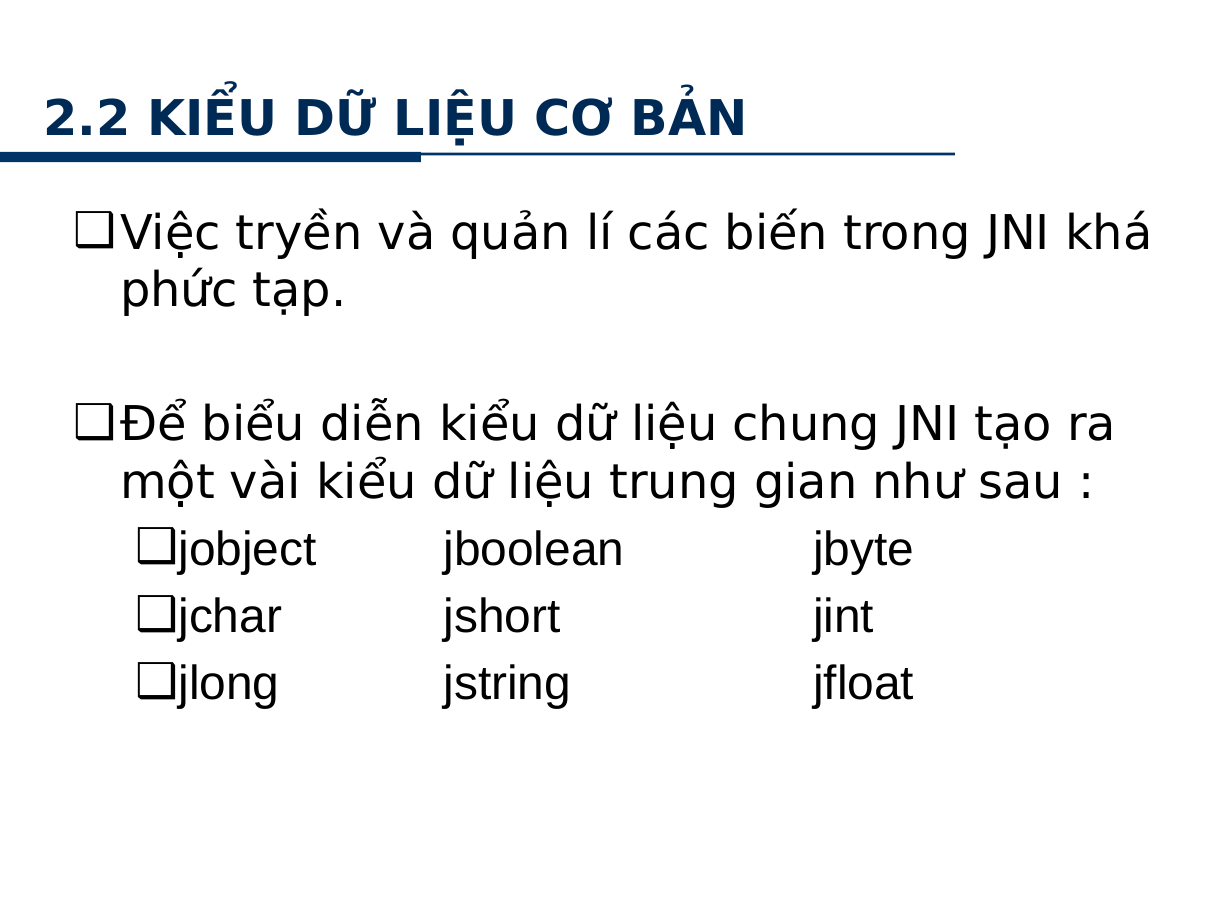
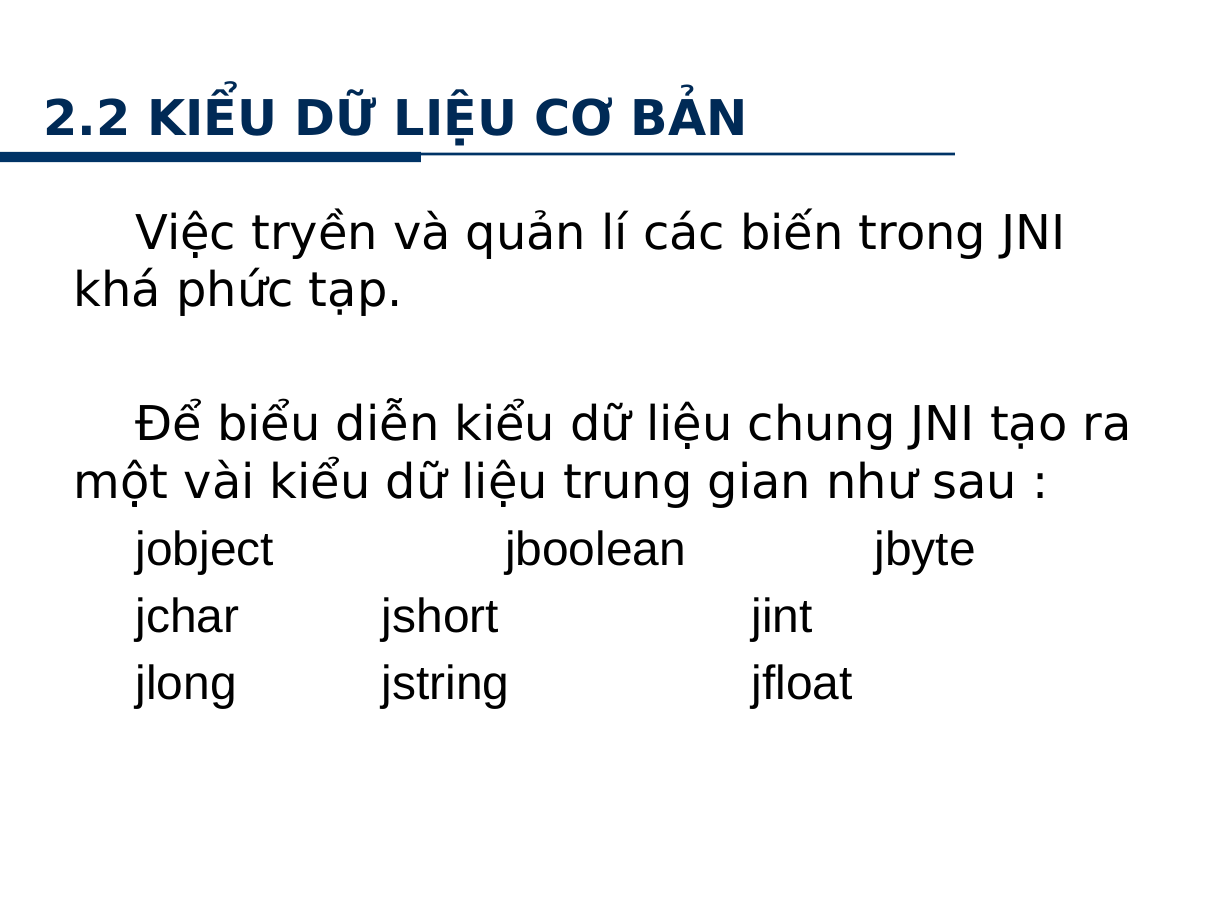
Before and after one commit to minhkhanh/UofS-Java, a slide deck: slide 10 of Seminar_JNI/Slide_00.pptx. Drawn at 1232x924 pixels with LibreOffice and Linux fonts; fonts in the diff are those of the drawing; background and template pictures are left out. Boxes give left, top, right and bottom in pixels: in the first picture for what was removed or moved away, otherwise in the second. Text is boxed around its words. In the diff, an @@ line names an element or a change of style, - is before the commit and + after.

```diff
--- a/Seminar_JNI/Slide_00.pptx
+++ b/Seminar_JNI/Slide_00.pptx
@@ text "Việc tryền và quản lí ..." at <box>74,210,1132,708</box>: bullet ❑ to none @@
```
Also in this commit, not shown: 4 other slides changed, 1 slide removed.
